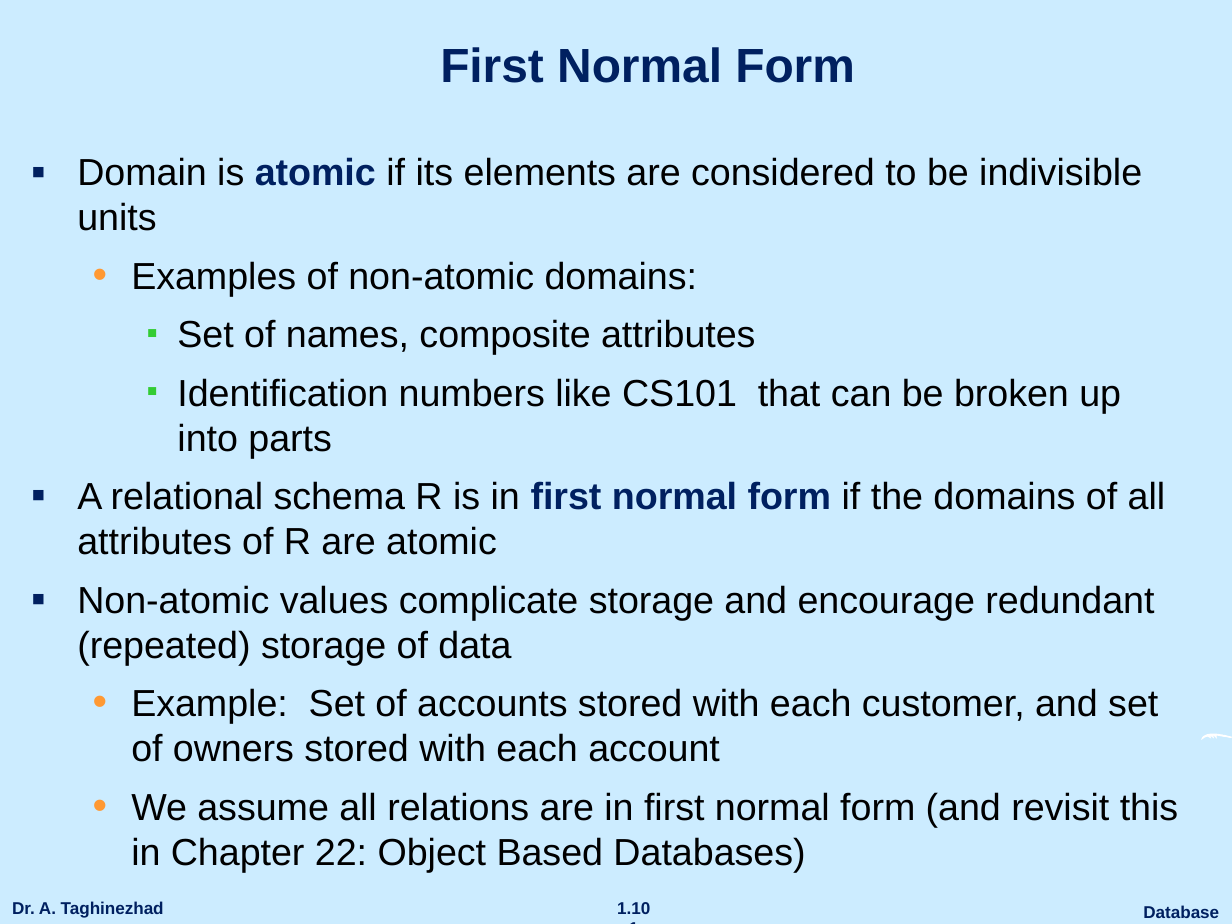
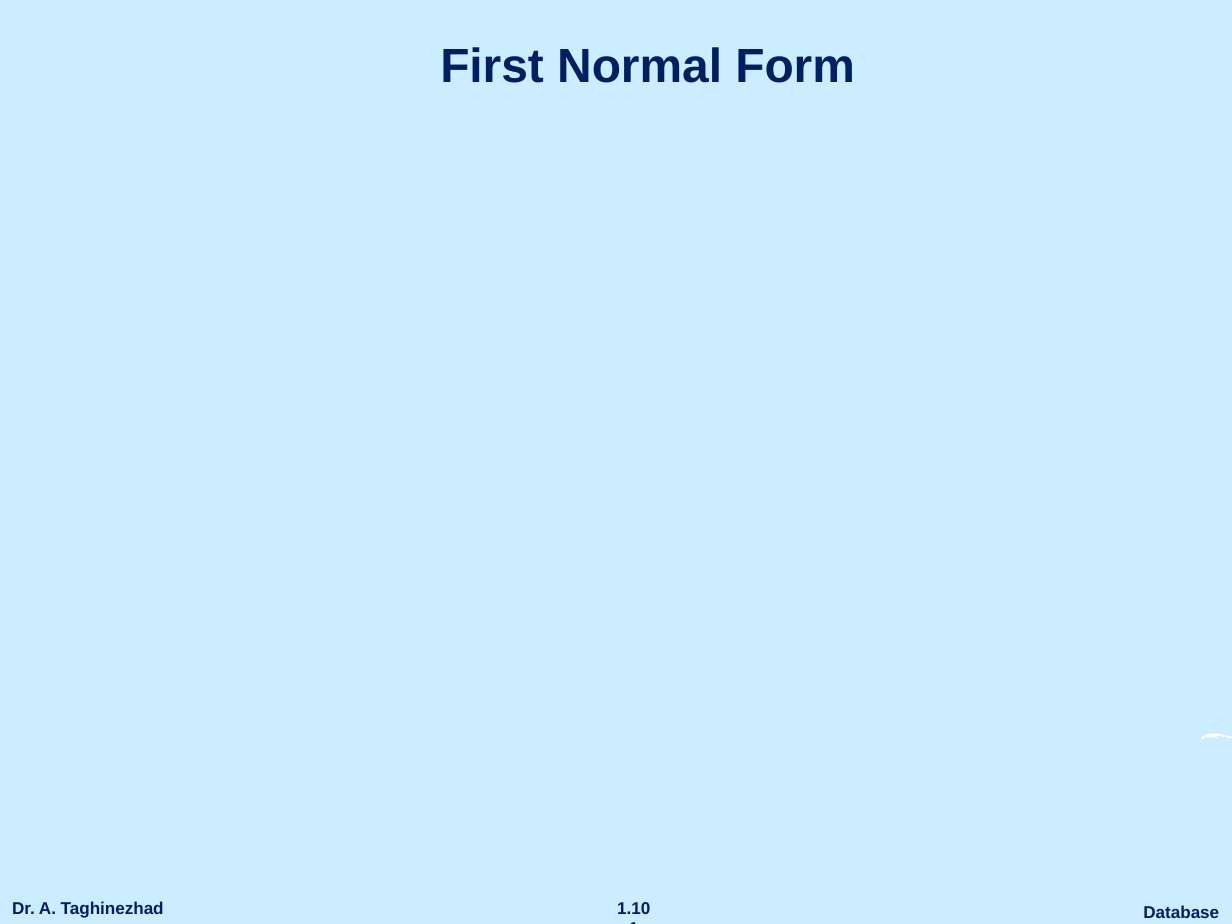
Before and after one commit to ataghinezhad/ataghinezhad.github.io, a slide deck: slide 101 of courses/downloads/temp/Database_Lec5.pptx. Drawn at 1232x924 pixels with LibreOffice and Linux fonts; fonts in the diff are those of the drawing; grey boxes stand for pictures; background and template pictures are left out. Boxes give left, top, right and bottom in pixels: in the first picture for what was removed or moved away, otherwise in the second. Text is boxed around its words. In the diff, an @@ line names an element or a change of style, - is before the commit and + after.

```diff
--- a/courses/downloads/temp/Database_Lec5.pptx
+++ b/courses/downloads/temp/Database_Lec5.pptx
@@ text removed at [77, 157, 1178, 872] @@
-▪ Domain is atomic if its elements are considered to be indivisible units
-  • Examples of non-atomic domains:
-    ▪ Set of names, composite attributes
-    ▪ Identification numbers like CS101 that can be broken up into parts
-▪ A relational schema R is in first normal form if the domains of all attributes of R are atomic
-▪ Non-atomic values complicate storage and encourage redundant (repeated) storage of data
-  • Example: Set of accounts stored with each customer, and set of owners stored with each account
-  • We assume all relations are in first normal form (and revisit this in Chapter 22: Object Based Databases)
```
Also in this commit, not shown: 86 other slides changed, 12 slides added, 12 slides removed, 3 other files.
